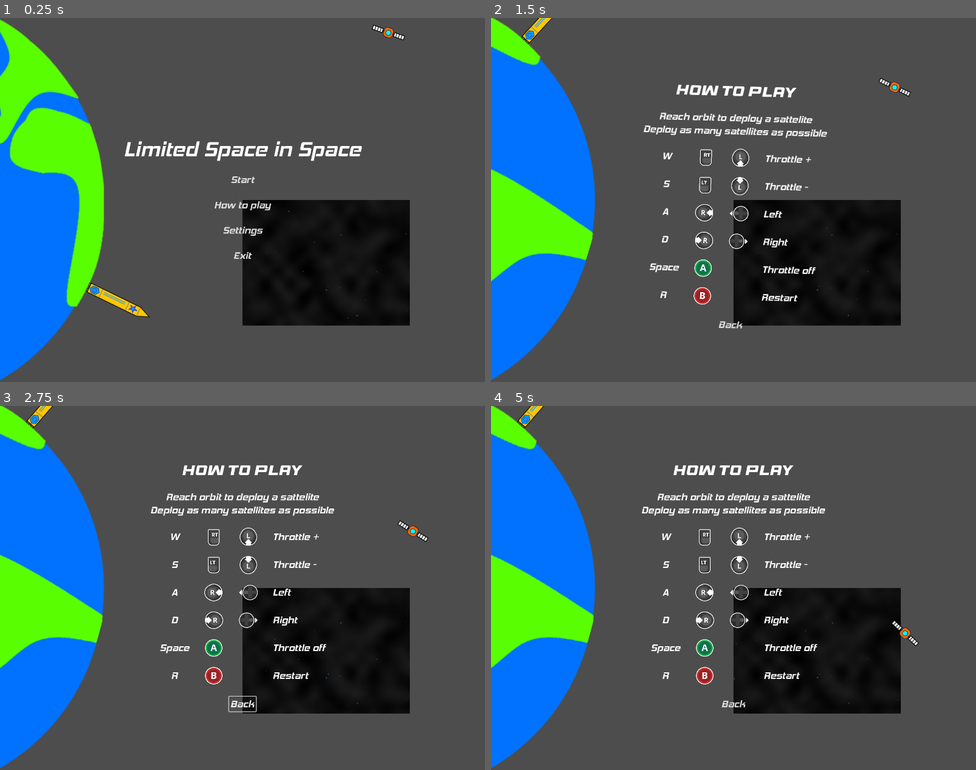
Above: before the commit, frames 1-4 (two rows, left to right).
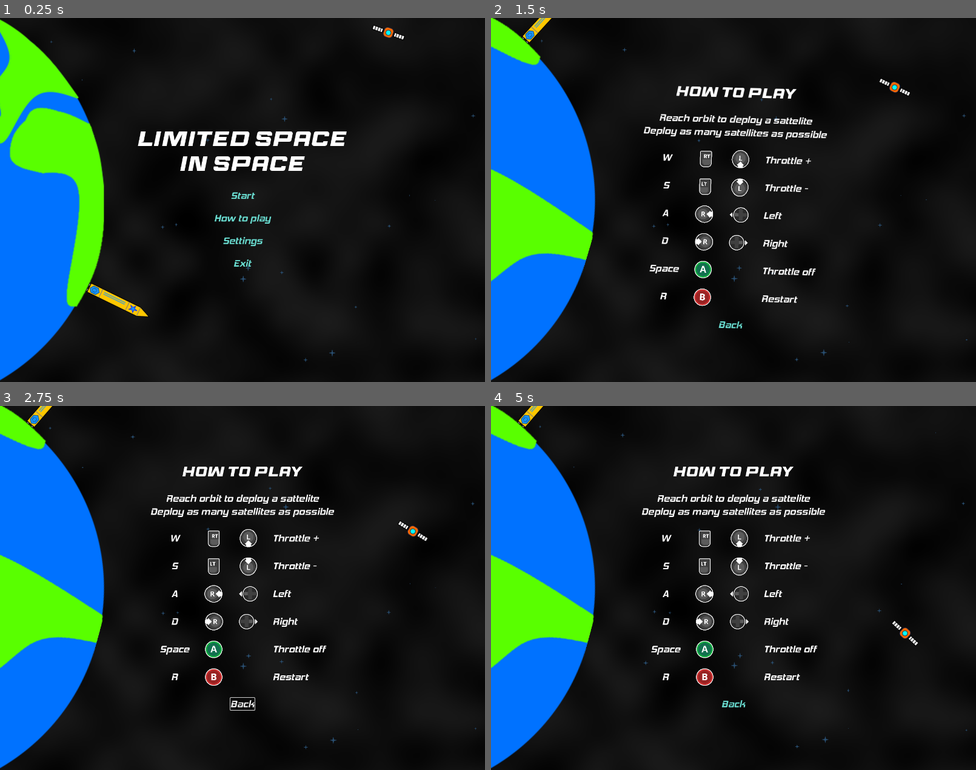
Above: after the commit, the same moments.

Repository: Fifut/Ludum-Dare-54
Game: Godot game, scene res://limited_space.tscn
The game is run twice, just before and just after one commit, with the same random seed, the same clock (stepped at 60 frames per second) and the same inputs. Sound files missing from this copy of the repository are replaced by a short silence.
Inputs:
- Up to frame 1 (0.25 s): no input
- Up to frame 2 (1.5 s): click "How to play" at 0.5 s; hold D (Right) from 1.28 s (still down); hold Up (Engine+) from 1.28 s (still down)
- Up to frame 3 (2.75 s): release D (Right) at 2.03 s; release Up (Engine+) at 2.03 s; hold A (Left) from 2.03 s (still down); tap Down (Engine-) at 2.1 s
- Up to frame 4 (5 s): release A (Left) at 2.78 s; hold Up (Engine+) 2.78-3.53 s; hold D (Right) 2.78-4.28 s; tap Down (Engine-) at 3.6 s; hold A (Left) from 4.28 s (still down); hold Up (Engine+) from 4.28 s (still down)

The runs differ from the first frame. In frame 1, 73% of the frame differs, in the area x 0-100%, y 0-100%; in frame 2, 72%; in frame 3, 72%; in frame 4, 72%.

Commit message:
Theme Satellite sound

Diff:
--- a/Menu/end_game.tscn
+++ b/Menu/end_game.tscn
@@ -2,7 +2,7 @@
 
 [ext_resource type="Script" path="res://Menu/end_game.gd" id="1_8iref"]
 [ext_resource type="FontFile" uid="uid://pnbn0lg56d7u" path="res://Assets/Font/Race Sport.ttf" id="1_mdfua"]
-[ext_resource type="FontFile" uid="uid://bn4x06gox4pfa" path="res://Assets/Font/hemi head bd it.otf" id="2_8jyg5"]
+[ext_resource type="Theme" uid="uid://dvwj3lop7am8f" path="res://Menu/main_theme.tres" id="1_t3ht1"]
 [ext_resource type="Texture2D" uid="uid://bbmdionjirauv" path="res://Assets/Gamepad/button_xbox_digital_b_6.png" id="4_xfy1a"]
 
 [node name="EndGame" type="Control"]
@@ -12,6 +12,7 @@
 anchor_bottom = 1.0
 grow_horizontal = 2
 grow_vertical = 2
+theme = ExtResource("1_t3ht1")
 script = ExtResource("1_8iref")
 
 [node name="MarginContainer" type="MarginContainer" parent="."]
@@ -46,8 +47,6 @@
 [node name="ScoreLabel" type="Label" parent="MarginContainer/VBoxContainer"]
 unique_name_in_owner = true
 layout_mode = 2
-theme_override_fonts/font = ExtResource("2_8jyg5")
-theme_override_font_sizes/font_size = 28
 text = "Orbiting satellite : 0"
 horizontal_alignment = 1
 
@@ -58,7 +57,6 @@
 
 [node name="RLabel" type="Label" parent="MarginContainer/VBoxContainer/HBoxContainer"]
 layout_mode = 2
-theme_override_fonts/font = ExtResource("2_8jyg5")
 theme_override_font_sizes/font_size = 28
 text = "R"
 horizontal_alignment = 1
@@ -72,7 +70,5 @@
 
 [node name="RestartLabel" type="Label" parent="MarginContainer/VBoxContainer/HBoxContainer"]
 layout_mode = 2
-theme_override_fonts/font = ExtResource("2_8jyg5")
-theme_override_font_sizes/font_size = 28
 text = "to restart"
 horizontal_alignment = 1
--- a/Menu/hud.tscn
+++ b/Menu/hud.tscn
@@ -1,7 +1,7 @@
 [gd_scene load_steps=7 format=3 uid="uid://csaep2lwxt17k"]
 
 [ext_resource type="Script" path="res://Menu/hud.gd" id="1_fkv8y"]
-[ext_resource type="FontFile" uid="uid://bn4x06gox4pfa" path="res://Assets/Font/hemi head bd it.otf" id="2_3tpog"]
+[ext_resource type="Theme" uid="uid://dvwj3lop7am8f" path="res://Menu/main_theme.tres" id="1_ih2ub"]
 
 [sub_resource type="StyleBoxFlat" id="StyleBoxFlat_4fary"]
 bg_color = Color(0.458824, 0.129412, 0, 1)
@@ -45,6 +45,7 @@
 anchor_bottom = 1.0
 grow_horizontal = 2
 grow_vertical = 2
+theme = ExtResource("1_ih2ub")
 script = ExtResource("1_fkv8y")
 
 [node name="MarginContainer" type="MarginContainer" parent="."]
@@ -64,8 +65,6 @@
 layout_mode = 2
 size_flags_horizontal = 0
 size_flags_vertical = 0
-theme_override_fonts/font = ExtResource("2_3tpog")
-theme_override_font_sizes/font_size = 28
 text = "Orbiting satellite : 0"
 
 [node name="HBoxContainerLeft" type="HBoxContainer" parent="MarginContainer"]
@@ -89,8 +88,6 @@
 [node name="FuelLabel" type="Label" parent="MarginContainer/HBoxContainerLeft"]
 layout_mode = 2
 size_flags_vertical = 8
-theme_override_fonts/font = ExtResource("2_3tpog")
-theme_override_font_sizes/font_size = 28
 text = "Fuel"
 
 [node name="HBoxContainerRight" type="HBoxContainer" parent="MarginContainer"]
@@ -102,8 +99,6 @@
 [node name="EngineLabel" type="Label" parent="MarginContainer/HBoxContainerRight"]
 layout_mode = 2
 size_flags_vertical = 8
-theme_override_fonts/font = ExtResource("2_3tpog")
-theme_override_font_sizes/font_size = 28
 text = "Throttle"
 
 [node name="EngineProgressBar" type="ProgressBar" parent="MarginContainer/HBoxContainerRight"]
--- /dev/null
+++ b/Menu/main_theme.tres
@@ -0,0 +1,14 @@
+[gd_resource type="Theme" load_steps=3 format=3 uid="uid://dvwj3lop7am8f"]
+
+[ext_resource type="FontFile" uid="uid://bn4x06gox4pfa" path="res://Assets/Font/hemi head bd it.otf" id="1_bycvt"]
+
+[sub_resource type="StyleBoxFlat" id="StyleBoxFlat_lq6tb"]
+bg_color = Color(0.6, 0.6, 0.6, 0)
+
+[resource]
+default_font = ExtResource("1_bycvt")
+default_font_size = 28
+Button/colors/font_color = Color(0.415686, 0.870588, 0.823529, 1)
+Button/colors/font_hover_color = Color(0, 0.301961, 0.94902, 1)
+Button/colors/font_hover_pressed_color = Color(0.0196078, 0.164706, 0.431373, 1)
+Button/styles/normal = SubResource("StyleBoxFlat_lq6tb")
--- a/Menu/menu.tscn
+++ b/Menu/menu.tscn
@@ -1,7 +1,7 @@
 [gd_scene load_steps=24 format=3 uid="uid://0mp0xoprhcl7"]
 
 [ext_resource type="Script" path="res://Menu/menu.gd" id="1_e7hhq"]
-[ext_resource type="Theme" uid="uid://cq03fkiu0vv0x" path="res://Menu/menu_font.tres" id="1_lj2ug"]
+[ext_resource type="Theme" uid="uid://dvwj3lop7am8f" path="res://Menu/main_theme.tres" id="1_k6ypr"]
 [ext_resource type="Texture2D" uid="uid://c6vux6aeke3ym" path="res://Assets/Earth.png" id="1_oykve"]
 [ext_resource type="FontFile" uid="uid://pnbn0lg56d7u" path="res://Assets/Font/Race Sport.ttf" id="2_f67qt"]
 [ext_resource type="Texture2D" uid="uid://dfe8vi375ld7f" path="res://Assets/Satellite.png" id="3_c7big"]
@@ -169,7 +169,7 @@
 anchor_bottom = 1.0
 grow_horizontal = 2
 grow_vertical = 2
-theme = ExtResource("1_lj2ug")
+theme = ExtResource("1_k6ypr")
 script = ExtResource("1_e7hhq")
 
 [node name="EarthSprite" type="Sprite2D" parent="."]
@@ -196,6 +196,59 @@
 texture = ExtResource("3_c7big")
 
 [node name="HomeContainer" type="VBoxContainer" parent="."]
+unique_name_in_owner = true
+layout_mode = 1
+anchors_preset = 15
+anchor_right = 1.0
+anchor_bottom = 1.0
+grow_horizontal = 2
+grow_vertical = 2
+pivot_offset = Vector2(-300, 525)
+theme_override_constants/separation = 30
+alignment = 1
+
+[node name="TitleLabel" type="Label" parent="HomeContainer"]
+layout_mode = 2
+theme_override_fonts/font = ExtResource("2_f67qt")
+theme_override_font_sizes/font_size = 60
+text = "Limited Space
+in Space"
+horizontal_alignment = 1
+
+[node name="StartButton" type="Button" parent="HomeContainer"]
+layout_mode = 2
+size_flags_horizontal = 4
+theme_override_fonts/font = ExtResource("3_n63nk")
+theme_override_font_sizes/font_size = 28
+shortcut = SubResource("Shortcut_nj8ld")
+text = "Start"
+flat = true
+
+[node name="HowToButton" type="Button" parent="HomeContainer"]
+layout_mode = 2
+size_flags_horizontal = 4
+theme_override_fonts/font = ExtResource("3_n63nk")
+theme_override_font_sizes/font_size = 28
+text = "How to play"
+flat = true
+
+[node name="SettingsButton" type="Button" parent="HomeContainer"]
+layout_mode = 2
+size_flags_horizontal = 4
+theme_override_fonts/font = ExtResource("3_n63nk")
+theme_override_font_sizes/font_size = 28
+text = "Settings"
+flat = true
+
+[node name="ExitButton" type="Button" parent="HomeContainer"]
+layout_mode = 2
+size_flags_horizontal = 4
+theme_override_fonts/font = ExtResource("3_n63nk")
+theme_override_font_sizes/font_size = 28
+text = "Exit"
+flat = true
+
+[node name="HowToContainer" type="VBoxContainer" parent="."]
 unique_name_in_owner = true
 visible = false
 layout_mode = 1
@@ -208,57 +261,6 @@
 theme_override_constants/separation = 30
 alignment = 1
 
-[node name="TitleLabel" type="Label" parent="HomeContainer"]
-layout_mode = 2
-theme_override_font_sizes/font_size = 60
-text = "Limited Space in Space"
-horizontal_alignment = 1
-
-[node name="StartButton" type="Button" parent="HomeContainer"]
-layout_mode = 2
-size_flags_horizontal = 4
-theme_override_fonts/font = ExtResource("3_n63nk")
-theme_override_font_sizes/font_size = 28
-shortcut = SubResource("Shortcut_nj8ld")
-text = "Start"
-flat = true
-
-[node name="HowToButton" type="Button" parent="HomeContainer"]
-layout_mode = 2
-size_flags_horizontal = 4
-theme_override_fonts/font = ExtResource("3_n63nk")
-theme_override_font_sizes/font_size = 28
-text = "How to play"
-flat = true
-
-[node name="SettingsButton" type="Button" parent="HomeContainer"]
-layout_mode = 2
-size_flags_horizontal = 4
-theme_override_fonts/font = ExtResource("3_n63nk")
-theme_override_font_sizes/font_size = 28
-text = "Settings"
-flat = true
-
-[node name="ExitButton" type="Button" parent="HomeContainer"]
-layout_mode = 2
-size_flags_horizontal = 4
-theme_override_fonts/font = ExtResource("3_n63nk")
-theme_override_font_sizes/font_size = 28
-text = "Exit"
-flat = true
-
-[node name="HowToContainer" type="VBoxContainer" parent="."]
-unique_name_in_owner = true
-layout_mode = 1
-anchors_preset = 15
-anchor_right = 1.0
-anchor_bottom = 1.0
-grow_horizontal = 2
-grow_vertical = 2
-pivot_offset = Vector2(-300, 525)
-theme_override_constants/separation = 30
-alignment = 1
-
 [node name="TitleLabel" type="Label" parent="HowToContainer"]
 layout_mode = 2
 theme_override_fonts/font = ExtResource("2_f67qt")
--- a/Rocket/rocket.gd
+++ b/Rocket/rocket.gd
@@ -117,6 +117,7 @@
 	FireAudioStreamPlayer.stop()
 	OrbitProgressBar.hide()
 	RocketSprite.hide()
+	FireSprite.hide()
 	OrbitArea2D.set_deferred("monitoring", false)
 	OrbitArea2D.set_deferred("monitorable", false)
 
--- a/Satellite/satellite.tscn
+++ b/Satellite/satellite.tscn
@@ -1,7 +1,8 @@
-[gd_scene load_steps=6 format=3 uid="uid://cfmpwidsrbs78"]
+[gd_scene load_steps=7 format=3 uid="uid://cfmpwidsrbs78"]
 
 [ext_resource type="Script" path="res://Satellite/satellite.gd" id="1_imqjb"]
 [ext_resource type="Texture2D" uid="uid://dfe8vi375ld7f" path="res://Assets/Satellite.png" id="2_li5yg"]
+[ext_resource type="AudioStream" uid="uid://bynk3nsqskceo" path="res://Assets/Sound/Satellite.wav" id="3_rq5ro"]
 
 [sub_resource type="CapsuleShape2D" id="CapsuleShape2D_wnmwi"]
 radius = 7.0
@@ -48,3 +49,8 @@
 libraries = {
 "": SubResource("AnimationLibrary_ngmpp")
 }
+
+[node name="DeployAudioStreamPlayer" type="AudioStreamPlayer" parent="."]
+stream = ExtResource("3_rq5ro")
+volume_db = -2.0
+autoplay = true
--- a/limited_space.tscn
+++ b/limited_space.tscn
@@ -1,8 +1,9 @@
-[gd_scene load_steps=6 format=3 uid="uid://di2aruf821lfb"]
+[gd_scene load_steps=7 format=3 uid="uid://di2aruf821lfb"]
 
 [ext_resource type="PackedScene" uid="uid://sgjddoeyaxwc" path="res://Background/background.tscn" id="1_de401"]
 [ext_resource type="Script" path="res://limited_space.gd" id="1_t1xvc"]
 [ext_resource type="PackedScene" uid="uid://0mp0xoprhcl7" path="res://Menu/menu.tscn" id="2_o7b4m"]
+[ext_resource type="Theme" uid="uid://dvwj3lop7am8f" path="res://Menu/main_theme.tres" id="3_xp08y"]
 [ext_resource type="AudioStream" uid="uid://b3wltyweru5cj" path="res://Assets/Sound/Music.wav" id="4_gbmsk"]
 [ext_resource type="AudioStream" uid="uid://cgvvj0n20va36" path="res://Assets/Sound/Music loop.wav" id="5_wyydf"]
 
@@ -13,6 +14,7 @@
 unique_name_in_owner = true
 
 [node name="MenuContainer" parent="MenuCanvasLayer" instance=ExtResource("2_o7b4m")]
+theme = ExtResource("3_xp08y")
 
 [node name="Background" parent="." instance=ExtResource("1_de401")]
 
@@ -24,8 +26,5 @@
 unique_name_in_owner = true
 stream = ExtResource("5_wyydf")
 
-[node name="Camera2D" type="Camera2D" parent="."]
-zoom = Vector2(0.345, 0.345)
-
 [connection signal="on_start" from="MenuCanvasLayer/MenuContainer" to="." method="_on_menu_container_on_start"]
 [connection signal="finished" from="IntroAudioStreamPlayer" to="." method="_on_intro_audio_stream_player_finished"]
Not shown, added: Assets/Sound/Satellite.wav.import
Not shown, added: Assets/Sound/Satellite.wav
